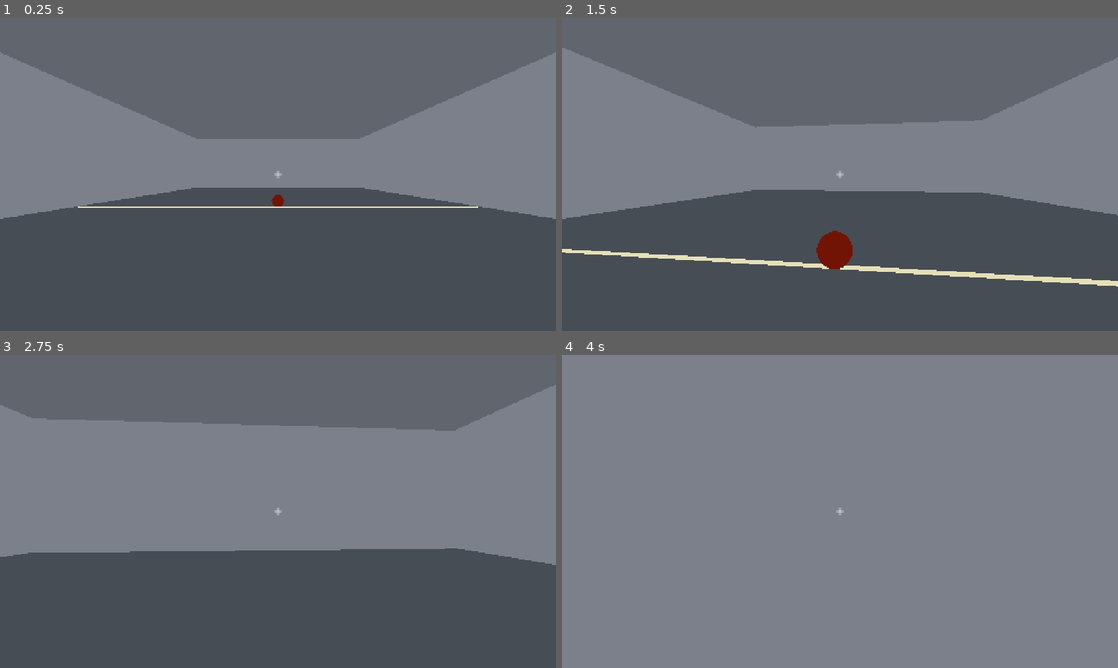
Above: before the commit, frames 1-4 (two rows, left to right).
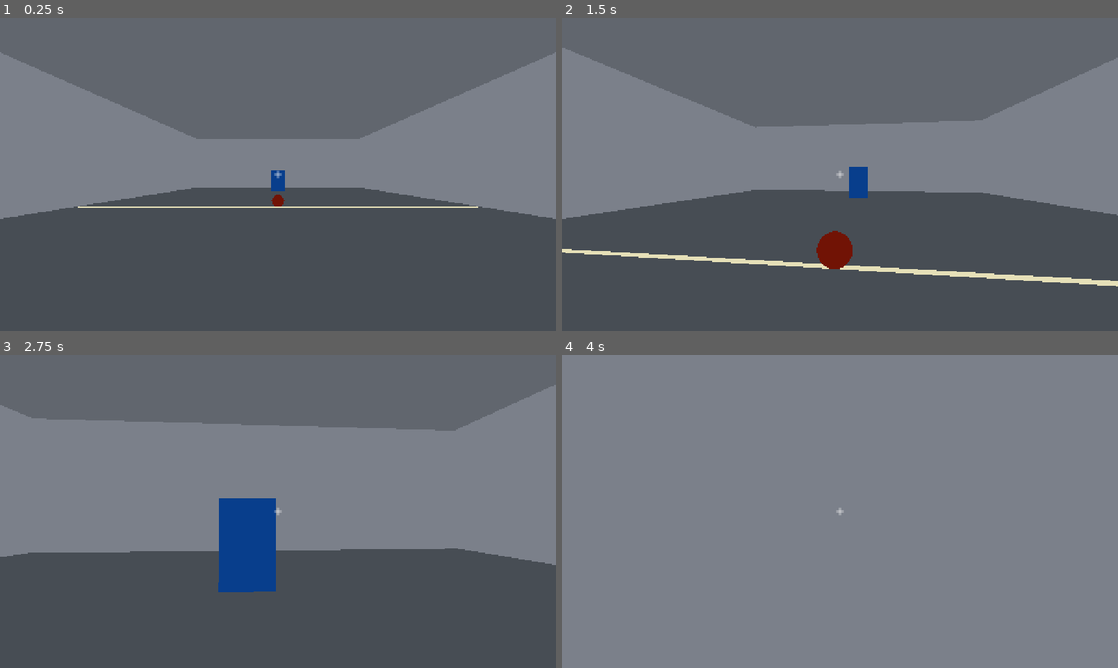
Above: after the commit, the same moments.

Repository: copley/dodgeball-fps
Game: Godot game, scene res://scenes/main.tscn
The game is run twice, just before and just after one commit, with the same random seed, the same clock (stepped at 60 frames per second) and the same inputs.
Inputs (mouse positions are in pixels of both pictures, inside the frame that each line leads up to):
- Up to frame 1 (0.25 s): no input
- Up to frame 2 (1.5 s): tap Enter at 0.5 s; move the mouse to (867, 174) at 0.52 s; press the mouse at (867, 174) at 0.53 s; hold W (move_forward) from 0.53 s (still down); move the mouse to (812, 174) at 1.27 s; release the mouse at (812, 174) at 1.28 s; tap E (pickup_ball) at 1.35 s
- Up to frame 3 (2.75 s): keep holding W (move_forward); click (250, 511) at 1.55 s; move the mouse to (289, 505) at 2.02 s; press the mouse at (289, 505) at 2.03 s
- Up to frame 4 (4 s): keep holding W (move_forward); move the mouse to (834, 517) at 2.77 s; release the mouse at (834, 517) at 2.78 s; click (834, 517) at 2.85 s; move the mouse to (878, 514) at 3.52 s; hold E (pickup_ball) from 3.53 s (still down); click (878, 514) at 3.8 s

The runs differ from the first frame. In frame 1, 0.2% of the frame differs, in the area x 48-52%, y 48-56%; in frame 2, 0.3%; in frame 3, 3.1%, in the area x 39-50%, y 45-76%; in frame 4, nothing differs.

Commit message:
feat: add target hit and elimination

Diff:
--- a/scenes/ball.tscn
+++ b/scenes/ball.tscn
@@ -20,12 +20,14 @@
 
 [node name="Ball" type="RigidBody3D"]
 collision_layer = 4
-collision_mask = 1
+collision_mask = 9
 mass = 0.45
 physics_material_override = SubResource("PhysicsMaterial_ball")
 linear_damp = 0.8
 angular_damp = 1.5
 continuous_cd = true
+contact_monitor = true
+max_contacts_reported = 4
 script = ExtResource("1_ball")
 
 [node name="MeshInstance3D" type="MeshInstance3D" parent="."]
--- a/scenes/main.tscn
+++ b/scenes/main.tscn
@@ -67,3 +67,14 @@
 offset_bottom = 9.0
 mouse_filter = 2
 theme_override_styles/panel = SubResource("StyleBoxFlat_crosshair")
+
+[node name="RoundResult" type="Label" parent="UI"]
+visible = false
+offset_left = 0.0
+offset_top = 54.0
+offset_right = 1280.0
+offset_bottom = 94.0
+theme_override_colors/font_color = Color(1, 0.82, 0.2, 1)
+theme_override_font_sizes/font_size = 28
+text = "TARGET ELIMINATED"
+horizontal_alignment = 1
--- /dev/null
+++ b/scenes/target.tscn
@@ -0,0 +1,27 @@
+[gd_scene load_steps=5 format=3]
+
+[ext_resource type="Script" path="res://scripts/target.gd" id="1_target"]
+
+[sub_resource type="StandardMaterial3D" id="StandardMaterial3D_target"]
+albedo_color = Color(0.12, 0.48, 0.9, 1)
+roughness = 0.7
+
+[sub_resource type="BoxMesh" id="BoxMesh_target"]
+material = SubResource("StandardMaterial3D_target")
+size = Vector3(1.2, 2, 0.6)
+
+[sub_resource type="BoxShape3D" id="BoxShape3D_target"]
+size = Vector3(1.2, 2, 0.6)
+
+[node name="Target" type="StaticBody3D"]
+collision_layer = 8
+collision_mask = 4
+script = ExtResource("1_target")
+
+[node name="MeshInstance3D" type="MeshInstance3D" parent="."]
+position = Vector3(0, 1, 0)
+mesh = SubResource("BoxMesh_target")
+
+[node name="CollisionShape3D" type="CollisionShape3D" parent="."]
+position = Vector3(0, 1, 0)
+shape = SubResource("BoxShape3D_target")
--- a/scripts/ball.gd
+++ b/scripts/ball.gd
@@ -3,6 +3,7 @@
 
 signal picked_up
 signal thrown(speed: float)
+signal valid_hit(target: DodgeballTarget)
 signal reset
 
 enum BallState {
@@ -20,13 +21,15 @@
 var spawn_transform: Transform3D
 var hold_position: Marker3D
 var seconds_since_throw: float = 0.0
+var valid_hit_emitted_for_throw: bool = false
 
 const PHYSICAL_COLLISION_LAYER: int = 4
-const PHYSICAL_COLLISION_MASK: int = 1
+const PHYSICAL_COLLISION_MASK: int = 9
 
 
 func _ready() -> void:
 	sleeping_state_changed.connect(_on_sleeping_state_changed)
+	body_entered.connect(_on_body_entered)
 
 
 func _physics_process(delta: float) -> void:
@@ -57,6 +60,18 @@
 		state = BallState.AVAILABLE
 
 
+func _on_body_entered(body: Node) -> void:
+	if (
+		state != BallState.THROWN
+		or valid_hit_emitted_for_throw
+		or linear_velocity.length() <= pickup_speed_threshold
+		or not body is DodgeballTarget
+	):
+		return
+	valid_hit_emitted_for_throw = true
+	valid_hit.emit(body as DodgeballTarget)
+
+
 func is_available() -> bool:
 	return state == BallState.AVAILABLE
 
@@ -83,6 +98,7 @@
 	hold_position = null
 	state = BallState.THROWN
 	seconds_since_throw = 0.0
+	valid_hit_emitted_for_throw = false
 	collision_layer = PHYSICAL_COLLISION_LAYER
 	collision_mask = PHYSICAL_COLLISION_MASK
 	freeze = false
@@ -97,6 +113,7 @@
 	hold_position = null
 	state = BallState.AVAILABLE
 	seconds_since_throw = 0.0
+	valid_hit_emitted_for_throw = false
 	freeze = true
 	sleeping = false
 	collision_layer = PHYSICAL_COLLISION_LAYER
--- a/scripts/main.gd
+++ b/scripts/main.gd
@@ -2,11 +2,16 @@
 
 const PLAYER_SCENE: PackedScene = preload("res://scenes/player.tscn")
 const BALL_SCENE: PackedScene = preload("res://scenes/ball.tscn")
+const TARGET_SCENE: PackedScene = preload("res://scenes/target.tscn")
 
 @onready var player_spawn: Marker3D = $Court/SpawnMarkers/PlayerSpawn
 @onready var ball_spawn: Marker3D = $Court/SpawnMarkers/BallSpawn
+@onready var target_spawn: Marker3D = $Court/SpawnMarkers/TargetSpawn
+@onready var round_result_label: Label = $UI/RoundResult
 
 var ball: Dodgeball
+var target: DodgeballTarget
+var target_eliminated: bool = false
 
 
 func _ready() -> void:
@@ -18,8 +23,27 @@
 	ball = BALL_SCENE.instantiate()
 	add_child(ball)
 	ball.reset_to(ball_spawn.global_transform)
+	ball.valid_hit.connect(_on_ball_valid_hit)
+
+	target = TARGET_SCENE.instantiate()
+	add_child(target)
+	target.global_transform = target_spawn.global_transform
+	target.eliminated.connect(_on_target_eliminated)
 
 
 func _on_pickup_requested(player: PlayerController) -> void:
 	if player.can_pick_up(ball):
 		player.give_ball(ball)
+
+
+func _on_ball_valid_hit(hit_target: DodgeballTarget) -> void:
+	if hit_target == target:
+		target.eliminate()
+
+
+func _on_target_eliminated() -> void:
+	if target_eliminated:
+		return
+	target_eliminated = true
+	round_result_label.text = "TARGET ELIMINATED"
+	round_result_label.visible = true
--- /dev/null
+++ b/scripts/target.gd
@@ -0,0 +1,25 @@
+class_name DodgeballTarget
+extends StaticBody3D
+
+signal eliminated
+
+@onready var mesh: MeshInstance3D = $MeshInstance3D
+@onready var collision_shape: CollisionShape3D = $CollisionShape3D
+
+var is_eliminated: bool = false
+
+
+func eliminate() -> void:
+	if is_eliminated:
+		return
+	is_eliminated = true
+	collision_shape.set_deferred("disabled", true)
+	mesh.material_override = _create_eliminated_material()
+	eliminated.emit()
+
+
+func _create_eliminated_material() -> StandardMaterial3D:
+	var material := StandardMaterial3D.new()
+	material.albedo_color = Color(0.18, 0.18, 0.2, 1.0)
+	material.roughness = 0.9
+	return material
Not shown, added: scripts/target.gd.uid
Not shown, changed: docs/TASKS.md
